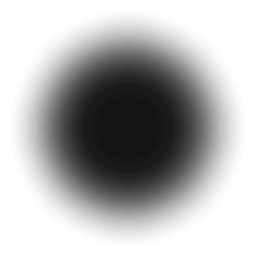
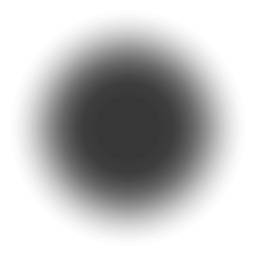
Comparing the layer stacks of the two 256x256 images. Changes:
"Capa 0": opacity 100% → 85% over [19, 19, 237, 237]
added layer "Capa 2" over [19, 19, 237, 237]
